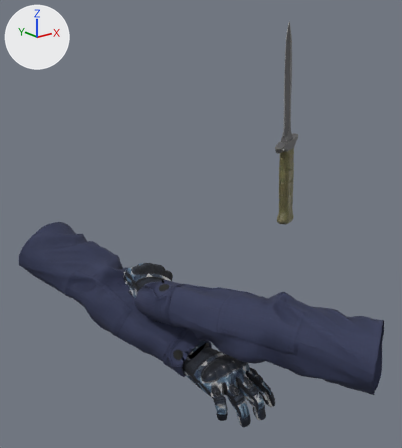
Renders of the glTF model assets/models/weapons/v_knife_default_ct.glb from each side of a commit.
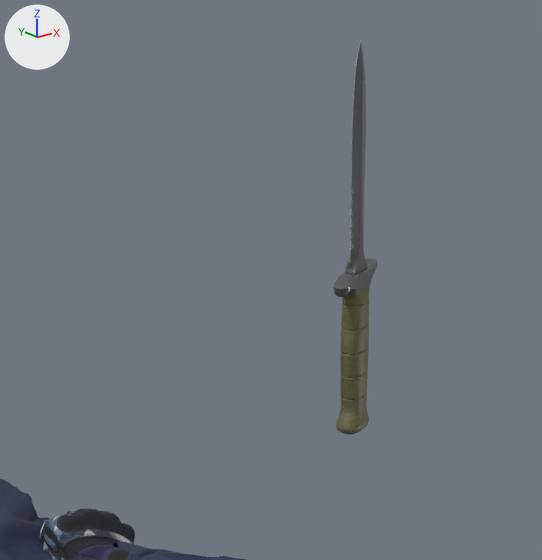
Old and new are each drawn whole from a 50 mm lens placed at (-0.978, -1.031, 0.292), pointed at (-0.145, 0.01, -0.124) and again close up on the part from 26% to 95% of the width and 0% to 65% of the height. The lights are fixed; the arrows at upper left show +X, +Y and +Z. The older version's two pictures come first. Vertices at exactly the same position are counted once.

The older version as bpy lines, for what is in view:
```python
me_v_knife = bpy.data.meshes.new('v_knife')
me_v_knife.from_pydata(...)  # 12701 vertices, 25192 faces; spans x -0.46..0.09, y -0.47..0.521, z -0.597..0.353
# faces by material slot: [5458, 11292, 8442]
me_v_knife.materials.append(mat_sc_cs2_default_ct)
me_v_knife.materials.append(mat_ct_base_glove_bmp)  # picture img_ct_base_glove_bmp
me_v_knife.materials.append(mat_ct_arms_bmp)  # picture img_ct_arms_bmp
ob_mesh = bpy.data.objects.new('Mesh', me_v_knife)
ob_mesh.location = (0.0, 0.0, 0.0)
```
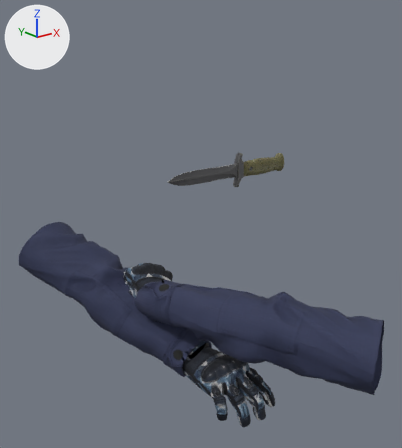
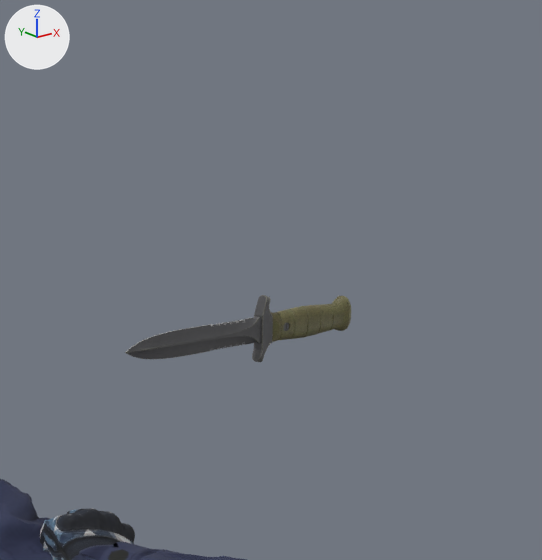
Boxes (x1, y1, x2, y2) around the edits, measured in the close-ups (542 x 560 px; the box of a moved part takes in the faces that stretch with it):
'Mesh', reshaped
    before: (0, 39, 378, 560)
    after: (0, 295, 351, 560)
part 1 of me_v_knife, moved or reshaped
    before: (333, 258, 378, 434)
    after: (252, 295, 351, 362)
part 2 of me_v_knife, moved or reshaped
    before: (344, 39, 368, 275)
    after: (125, 316, 261, 359)

Patch to the scene script:
```diff
--- a/assets/models/weapons/v_knife_default_ct.glb.py
+++ b/assets/models/weapons/v_knife_default_ct.glb.py
@@ me_v_knife @@
 # used by ob_mesh; location = (0.0, 0.0, 0.0)
-me_v_knife.from_pydata(...)  # 12701 vertices, 25192 faces; spans x -0.46..0.09, y -0.47..0.521, z -0.597..0.353
+me_v_knife.from_pydata(...)  # 12701 vertices, 25192 faces; spans x -0.46..0.133, y -0.47..0.521, z -0.597..0.045
+# me_v_knife part 1: the loose piece of 1710 vertices spanning x -0.053..0.05, y -0.16..-0.108, z -0.117..0.099 is multiplied about its middle by the matrix ((0.049, 0.015, -0.811), (0.296, -0.757, 0.004), (-0.756, -0.296, -0.051)), then moved by (0.043, 0.134, 0.014)
+# me_v_knife part 2: the loose piece of 1011 vertices spanning x -0.032..0.021, y -0.148..-0.12, z 0.088..0.353 is multiplied about its middle by the matrix ((0.049, 0.015, -0.811), (0.296, -0.757, 0.004), (-0.756, -0.296, -0.051)), then moved by (-0.139, 0.133, -0.224)
+# other edits to the shape of me_v_knife do not show in these pictures
 me_v_knife.materials.append(mat_sc_cs2_default_ct)
```
